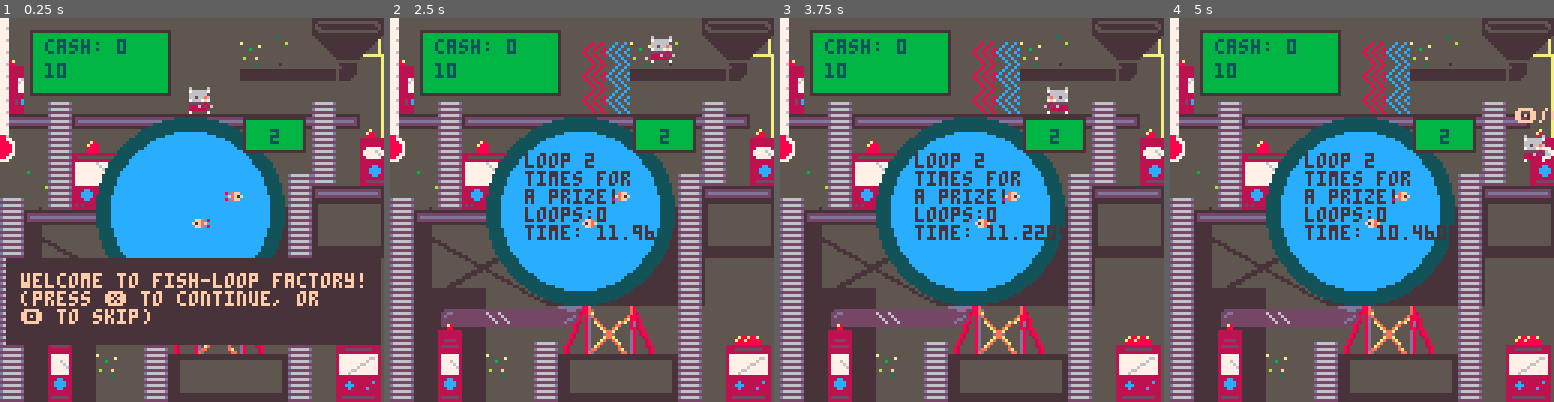
Above: before the commit, frames 1-4 (left to right).
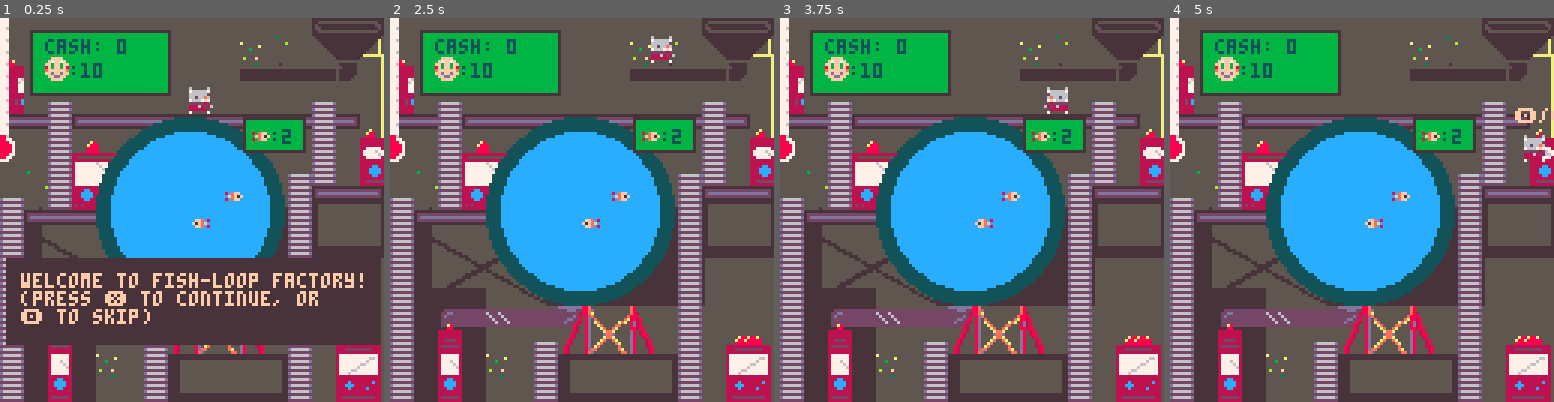
Above: after the commit, the same moments.

Repository: keatontate/gmtk-jam-2025
Game: PICO-8 cartridge src/loop-game.p8
The game is run twice, just before and just after one commit, with the same random seed, the same clock (stepped at 60 frames per second) and the same inputs.
Inputs:
- Up to frame 1 (0.25 s): no input
- Up to frame 2 (2.5 s): tap X (X key) at 0.33, 1.07, 1.85 s; tap O (Z key) at 0.7, 1.7, 2.1 s; hold Right 1.6-2.1 s; hold Up 2.15-2.42 s; hold Right from 2.47 s (still down)
- Up to frame 3 (3.75 s): tap O (Z key) every 0.4 s from 2.5 to 3.7 s; tap X (X key) at 2.97 s; release Right at 3.03 s; hold Left 3.08-3.58 s; hold Down from 3.63 s (still down)
- Up to frame 4 (5 s): release Down at 3.97 s; hold Right 4.02-4.68 s; tap X (X key) at 4.08 s; tap O (Z key) at 4.1, 4.5, 4.9 s; hold Up from 4.73 s (still down)

The runs differ from the first frame. In frame 1, 0.7% of the frame differs, in the area x 11-76%, y 10-33%; in frame 2, 3.4%; in frame 3, 3.5%; in frame 4, 3.5%, in the area x 11-76%, y 6-58%.

Commit message:
Better displays

Diff:
--- a/src/fish.lua
+++ b/src/fish.lua
@@ -82,10 +82,16 @@
 end
 
 function draw_count()
-    local display = format(fish.count, fish.thousand)
-    print(display, 92 - #display * 2, 37, 0)
+    local display =":"..format(fish.count, fish.thousand)
+    spr(16, 92 - #display * 2 -5, 35)
+    print(display, 92 - #display * 2 + 2, 37, 0)
     happiness()
-    print(fish.happiness, 15, 15, 0)
+    print(":"..fish.happiness, 23, 15, 0)
+    if (fish.happiness > 0.5) then
+        spr(124, 15, 13)
+    else
+        spr(198, 15, 13)
+    end
 end
 
 
--- a/src/prize.lua
+++ b/src/prize.lua
@@ -10,8 +10,8 @@
   prize_loops = 0
 
   prize_indx = 0
-  prize_delay = 50
-  prize_prob = 1
+  prize_delay = 200
+  prize_prob = 0.1
   prize_going = false
 
   first_passes = 0
